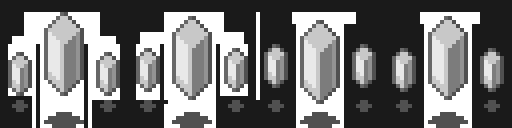
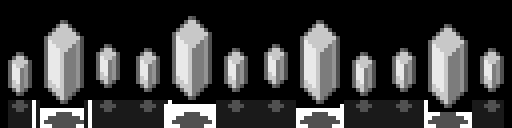
Revision of a layered 512 × 128 image; what changed, layer by layer:
painted on "Background" over [44, 12, 468, 108]
